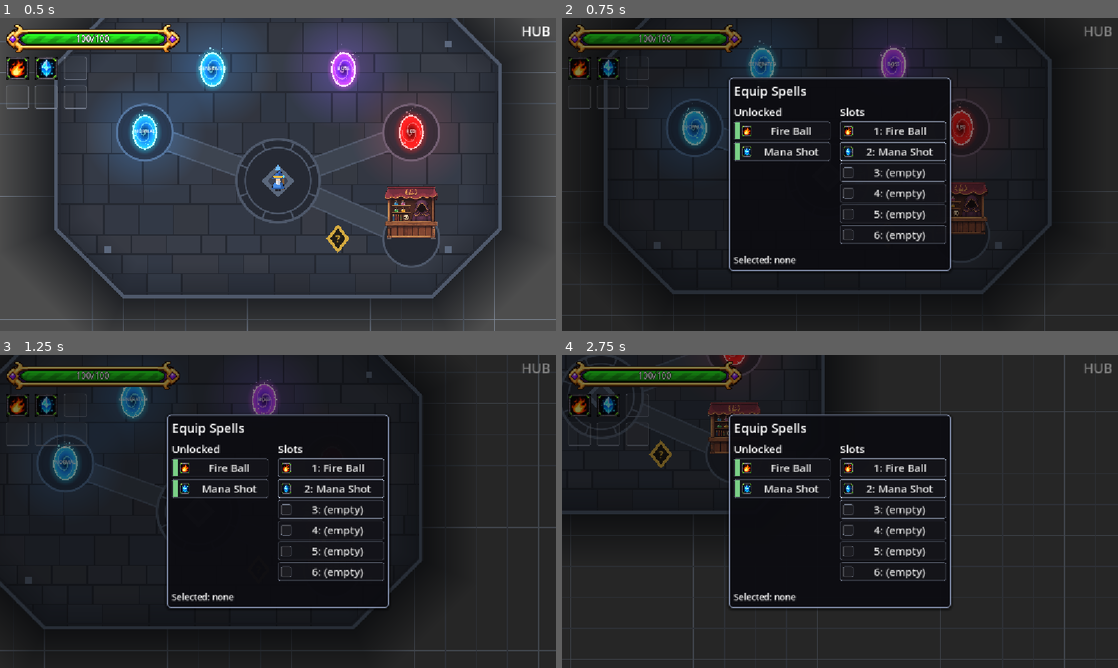
Above: before the commit, frames 1-4 (two rows, left to right).
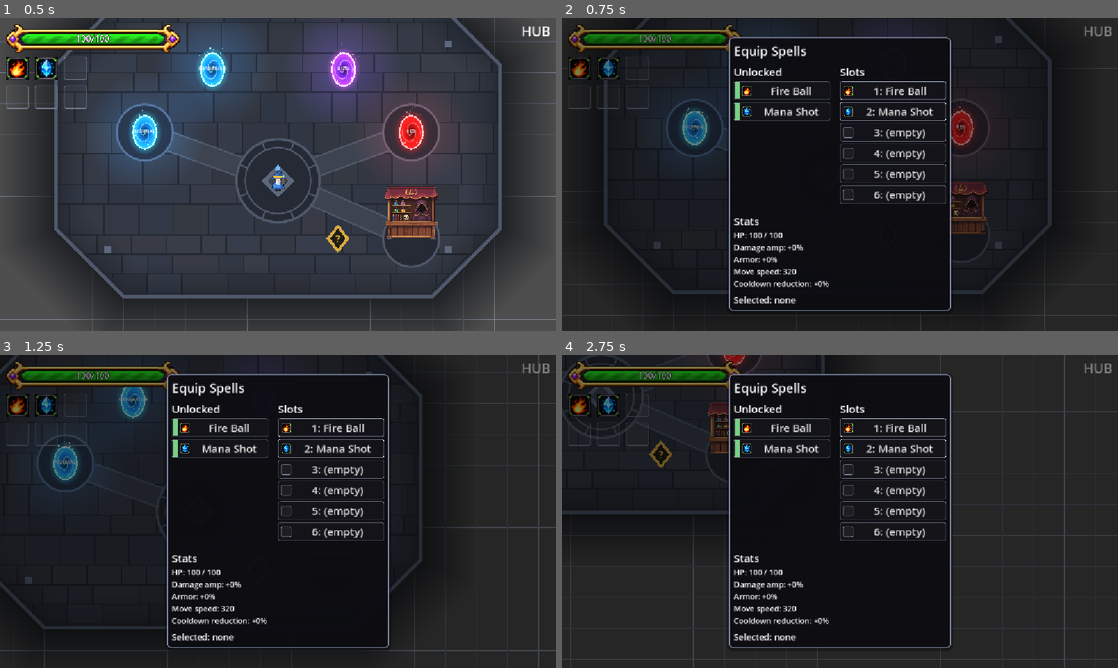
Above: after the commit, the same moments.

Repository: BestestGameStudio/gangU
Game: Godot game, scene res://scenes/main.tscn
Two runs of this game, one before a commit and one after it. Both use one fixed random seed, a clock stepped at 60 frames per second and the inputs below.
Inputs (mouse positions are in pixels of both pictures, inside the frame that each line leads up to):
- Up to frame 1 (0.5 s): no input
- Up to frame 2 (0.75 s): tap Enter at 0.5 s; move the mouse to (962, 158) at 0.52 s; hold D (move_right) from 0.53 s (still down); hold Tab (equip_panel) from 0.53 s (still down)
- Up to frame 3 (1.25 s): keep holding D (move_right); keep holding Tab (equip_panel)
- Up to frame 4 (2.75 s): move the mouse to (728, 527) at 1.27 s; release D (move_right) at 1.28 s; release Tab (equip_panel) at 1.28 s; hold S (move_down) 1.28-2.03 s; tap Space (cast) at 1.35 s; tap Tab (equip_panel) at 1.55 s; move the mouse to (895, 442) at 2.02 s; hold D (move_right) from 2.03 s (still down); hold Tab (equip_panel) from 2.03 s (still down); tap Shift (dash) at 2.1 s

Frame 1 is identical in both runs. In frame 2, 10% of the frame differs, in the area x 29-70%, y 6-94%; in frame 3, 8.8%; in frame 4, 12%, in the area x 29-71%, y 6-95%.

Commit message:
feat(ui): player stats in the Tab menu (#269)
Adds a stats block to the equip panel (the Tab menu): HP, damage amp,
armor, movement speed, cooldown reduction, refreshed live on every open.
Reads ONLY the public Player accessors (move_speed/damage_amp/armor/
cooldown_reduction + hp/max_hp); all stat math stays in PlayerStats.
An empty modifier set renders the defined bases (0% amp/armor/CDR).
Placed between the upgrade box and the status line so the #94
white-boxed child indices stay intact. Also corrects the stale header
comment: the panel has been production-mounted by main.gd for a while.

test269_tab_stats.gd: 11/11 PASS, zero engine errors (seeded modifiers
render through PlayerStats math, Tab open/close path, live HP refresh).
Regression: test94/38/e_mount/268/238/93/279/290/256 all zero FAIL.

Closes #269

Diff:
--- a/scripts/equip_panel.gd
+++ b/scripts/equip_panel.gd
@@ -14,7 +14,8 @@
 ## clear of the caster's spell_slot_1..6 bindings.
 ##
 ## STILL BOUNDED:
-##   - Not mounted in production (E window decision); harness-driven only.
+##   - Mounted in production by main.gd (ONE persistent child); harness
+##     mounts (test_e_mount et al.) keep working the same way.
 ##   - Style is provisional (pending the open human style choice).
 ##   - NO duplicate-grant policy: the panel renders get_unlocked() verbatim,
 ##     duplicates included (unsettled human choice, no silent dedupe).
@@ -42,6 +43,8 @@
 var _upgrade_box: VBoxContainer
 
 var _unlocked_box: VBoxContainer
+var _stats_box: VBoxContainer
+var _player: Player = null
 var _slot_buttons: Array[Button] = []
 var _slot_icons: Array[SpellIcon] = []
 var _status: Label
@@ -106,6 +109,7 @@
 	if player == null:
 		push_warning("EquipPanel: no player found; panel inert.")
 		return
+	_player = player
 	if upgrader_path != NodePath(""):
 		_upgrader = get_node_or_null(upgrader_path)
 		if _upgrader != null and _upgrader.has_signal(&"upgrades_changed"):
@@ -165,6 +169,17 @@
 	_upgrade_box = VBoxContainer.new()
 	_upgrade_box.add_theme_constant_override("separation", 4)
 	vbox.add_child(_upgrade_box)
+	# #269: player stats block (Daniel, 2026-11-08: "Display player stats in
+	# the tab menu"). Reads ONLY the public Player stat accessors
+	# (move_speed/damage_amp/armor/cooldown_reduction + hp/max_hp); all stat
+	# math stays in PlayerStats. Filled on every _refresh, i.e. every open.
+	# Placed between the upgrade box and the status line so the #94
+	# white-boxed child indices (title 0, cols 1, upgrades 2, status last)
+	# stay intact.
+	_stats_box = VBoxContainer.new()
+	_stats_box.name = "StatsBox"
+	_stats_box.add_theme_constant_override("separation", 2)
+	vbox.add_child(_stats_box)
 	_status = Label.new()
 	_status.add_theme_font_size_override("font_size", 18)
 	vbox.add_child(_status)
@@ -190,9 +205,34 @@
 	visible = false
 	remove_from_group("modal_ui")
 
+## #269: rebuild the stats block from the live Player accessors. Fractions
+## render as signed percents; an empty modifier set shows the defined bases
+## (0% amp/armor/CDR), which PlayerStats guarantees are grounded values.
+func _refresh_stats() -> void:
+	for c in _stats_box.get_children():
+		c.queue_free()
+	if _player == null:
+		return
+	var header := Label.new()
+	header.text = "Stats"
+	header.add_theme_font_size_override("font_size", 22)
+	_stats_box.add_child(header)
+	var rows: Array[String] = [
+		"HP: %d / %d" % [_player.hp, _player.max_hp],
+		"Damage amp: %+d%%" % roundi(_player.damage_amp() * 100.0),
+		"Armor: %+d%%" % roundi(_player.armor() * 100.0),
+		"Move speed: %d" % roundi(_player.move_speed()),
+		"Cooldown reduction: %+d%%" % roundi(_player.cooldown_reduction() * 100.0),
+	]
+	for r in rows:
+		var l := Label.new()
+		l.text = r
+		_stats_box.add_child(l)
+
 func _refresh() -> void:
 	if _caster == null:
 		return
+	_refresh_stats()
 	for c in _unlocked_box.get_children():
 		c.queue_free()
 	var header := Label.new()
--- /dev/null
+++ b/scripts/test269_tab_stats.gd
@@ -0,0 +1,93 @@
+extends SceneTree
+## #269 harness: the Tab equip panel renders the five player stats (Daniel,
+## 2026-11-08: "Display player stats in the tab menu"; stat set 2:50:48 PM:
+## HP, damage amp, armor, movement speed, cooldown reduction), reading ONLY
+## the public Player accessors. Proves: seeded StatModifiers render through
+## the PlayerStats math (no panel-side math), defined bases show as 0%, and
+## the block refreshes live on every open.
+
+var failures := 0
+
+func _check(cond: bool, name: String) -> void:
+	if not cond:
+		failures += 1
+	print("[269] ", name, " -> ", "PASS" if cond else "FAIL")
+
+func _frames(n: int) -> void:
+	for i in n:
+		await process_frame
+
+func _press_tab() -> void:
+	for pr in [true, false]:
+		var k := InputEventKey.new()
+		k.keycode = KEY_TAB
+		k.physical_keycode = KEY_TAB
+		k.pressed = pr
+		get_root().push_input(k)
+
+func _stats_texts(panel: Node) -> Array:
+	var out: Array = []
+	var box := panel.find_child("StatsBox", true, false)
+	if box == null:
+		return out
+	for c in box.get_children():
+		if not c.is_queued_for_deletion() and c is Label:
+			out.append(c.text)
+	return out
+
+func _initialize() -> void:
+	var stage := Node2D.new()
+	stage.name = "Stage"
+	root.add_child(stage)
+	current_scene = stage
+	await process_frame
+
+	var player: Player = load("res://scenes/player.tscn").instantiate()
+	player.add_to_group("player")
+	stage.add_child(player)
+	player.global_position = Vector2(1000, 1000)
+	await _frames(2)
+
+	# Seed run-scoped modifiers through the real PlayerStats API:
+	# max_hp +50 (also heals +50 per the #268 rule), amp +0.25, armor +0.2,
+	# move speed +10% of the 320 base = 352. CDR untouched: defined base 0.
+	player.stats.add(StatModifier.flat(PlayerStats.MAX_HP, 50.0))
+	player.stats.add(StatModifier.flat(PlayerStats.DAMAGE_AMP, 0.25))
+	player.stats.add(StatModifier.flat(PlayerStats.ARMOR, 0.2))
+	player.stats.add(StatModifier.percent(PlayerStats.MOVE_SPEED, 0.1))
+	await _frames(1)
+	_check(player.max_hp == 150 and player.hp == 150, "setup: seeded max_hp 150 (and +50 heal rule)")
+	_check(roundi(player.move_speed()) == 352, "setup: seeded move speed 352")
+
+	var panel: EquipPanel = load("res://scenes/equip_panel.tscn").instantiate()
+	panel.player_path = NodePath("../Player") # explicit wiring BEFORE tree entry
+	stage.add_child(panel)
+	await _frames(2)
+	_check(not panel.visible, "panel starts hidden")
+
+	_press_tab()
+	await _frames(2)
+	_check(panel.visible, "Tab opens the panel")
+
+	var texts := _stats_texts(panel)
+	_check(texts.has("Stats"), "stats header rendered")
+	_check(texts.has("HP: 150 / 150"), "HP row from hp/max_hp")
+	_check(texts.has("Damage amp: +25%"), "damage amp row from PlayerStats math")
+	_check(texts.has("Armor: +20%"), "armor row from PlayerStats math")
+	_check(texts.has("Move speed: 352"), "move speed row from PlayerStats math")
+	_check(texts.has("Cooldown reduction: +0%"), "CDR row shows the defined base 0% (not invented)")
+
+	# Live refresh: damage the player, reopen, HP row must follow.
+	player.apply_damage(30)
+	_press_tab() # close
+	await _frames(2)
+	_press_tab() # reopen
+	await _frames(2)
+	texts = _stats_texts(panel)
+	_check(texts.has("HP: 120 / 150"), "reopen refreshes live HP (120 / 150)")
+
+	_press_tab() # leave closed
+	await _frames(1)
+	print("[269] SUMMARY failures=", failures)
+	print("TEST269_PASS" if failures == 0 else "TEST269_FAIL")
+	quit(0 if failures == 0 else 1)
Not shown, added: scripts/test269_tab_stats.gd.uid
